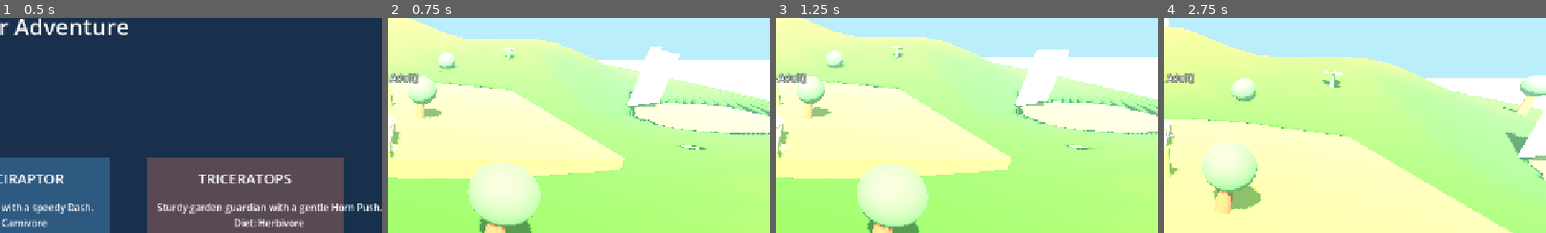
Above: before the commit, frames 1-4 (left to right).
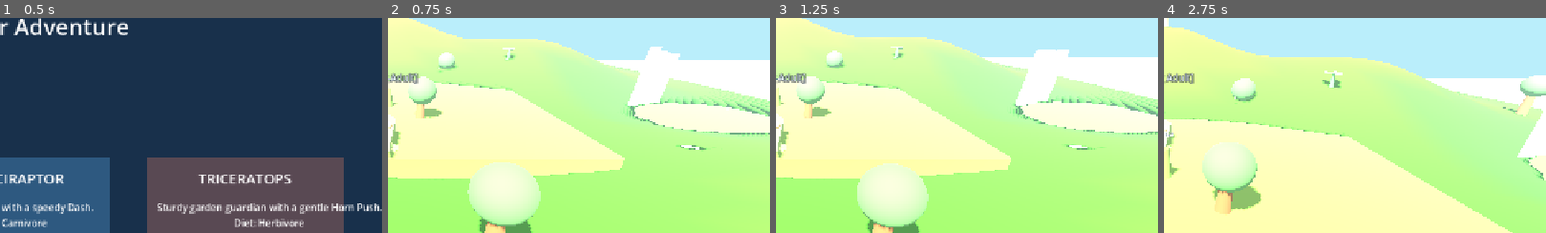
Above: after the commit, the same moments.

Repository: mschalle/Dino-Game
Game: Godot game, scene res://Main.tscn
Same seed, same stepped clock (60 frames per second), same inputs: the game is played once before the commit and once after it.
Inputs (mouse positions are % of the whole screen's width and height, from its top left):
- Up to frame 1 (0.5 s): no input
- Up to frame 2 (0.75 s): click "Play Adventure" at 0.5 s
- Up to frame 3 (1.25 s): no input
- Up to frame 4 (2.75 s): tap Enter (ui_accept) at 1.25, 1.52, 2.27 s; move the mouse to (45, 70) at 1.27 s; hold W (move_forward) from 1.28 s (still down); tap Space (dash) at 1.35 s; click (45, 70) at 1.42 s; move the mouse to (80, 65) at 2.02 s; click (80, 65) at 2.1 s
The pictures show only the part of the screen within x 50-100%, y 18-68%; the shares and areas given below are measured in that part.

Frame 1 is identical in both runs. In frame 2, 0.1% of the frame differs, in the area x 62-71%, y 33-42%; in frame 3, 0.1%; in frame 4, 0.4%, in the area x 89-100%, y 52-67%.

Commit message:
Set legacy scene shadow policy

Diff:
--- a/main.gd
+++ b/main.gd
@@ -186,6 +186,7 @@
 
 func _create_scenery_piece(index: int) -> void:
 	var piece := MeshInstance3D.new()
+	piece.cast_shadow = GeometryInstance3D.SHADOW_CASTING_SETTING_ON
 	piece.visibility_range_begin = 0.0
 	piece.visibility_range_end = 170.0
 	piece.visibility_range_fade_mode = GeometryInstance3D.VISIBILITY_RANGE_FADE_DISABLED
@@ -202,6 +203,7 @@
 		crown_mesh.radius = 0.72
 		crown_mesh.height = 1.35
 		crown.mesh = crown_mesh
+		crown.cast_shadow = GeometryInstance3D.SHADOW_CASTING_SETTING_ON
 		crown.visibility_range_begin = 0.0
 		crown.visibility_range_end = 170.0
 		crown.visibility_range_fade_mode = GeometryInstance3D.VISIBILITY_RANGE_FADE_DISABLED
@@ -227,6 +229,7 @@
 		var mesh := BoxMesh.new()
 		mesh.size = Vector3(0.68, 4.0 - index * 0.25, 0.18)
 		waterfall.mesh = mesh
+		waterfall.cast_shadow = GeometryInstance3D.SHADOW_CASTING_SETTING_OFF
 		waterfall.visibility_range_begin = 0.0
 		waterfall.visibility_range_end = 150.0
 		waterfall.visibility_range_fade_mode = GeometryInstance3D.VISIBILITY_RANGE_FADE_DISABLED
@@ -245,6 +248,7 @@
 		pillar.bottom_radius = 0.42
 		pillar.height = 2.4
 		marker.mesh = pillar
+		marker.cast_shadow = GeometryInstance3D.SHADOW_CASTING_SETTING_ON
 		marker.visibility_range_begin = 0.0
 		marker.visibility_range_end = 180.0
 		marker.visibility_range_fade_mode = GeometryInstance3D.VISIBILITY_RANGE_FADE_DISABLED
--- a/tests/run_tests.gd
+++ b/tests/run_tests.gd
@@ -865,11 +865,14 @@
 	_check(main_scene.animated_trees.size() == 10, "The valley should include animated trees")
 	for tree in main_scene.animated_trees:
 		_check(tree.visibility_range_end > tree.visibility_range_begin, "Animated tree trunks should define a bounded visibility range")
+		_check(tree.cast_shadow == GeometryInstance3D.SHADOW_CASTING_SETTING_ON, "Animated tree trunks should cast shadows")
 		var crown := tree.get_child(0) as MeshInstance3D
 		_check(crown != null and crown.visibility_range_end > crown.visibility_range_begin, "Animated tree crowns should define a bounded visibility range")
+		_check(crown != null and crown.cast_shadow == GeometryInstance3D.SHADOW_CASTING_SETTING_ON, "Animated tree crowns should cast shadows")
 	_check(main_scene.waterfall_layers.size() == 3, "The waterfall should use layered animated water")
 	for waterfall in main_scene.waterfall_layers:
 		_check(waterfall.visibility_range_end > waterfall.visibility_range_begin, "Waterfall layers should define a bounded visibility range")
+		_check(waterfall.cast_shadow == GeometryInstance3D.SHADOW_CASTING_SETTING_OFF, "Waterfall layers should avoid unnecessary shadows")
 	_check(main_scene.fireflies.size() == 12, "The valley should include ambient fireflies")
 	for firefly in main_scene.fireflies:
 		_check(firefly.visibility_range_end > firefly.visibility_range_begin, "Ambient fireflies should define a bounded visibility range")
@@ -879,6 +882,7 @@
 			var label := child.get_child(0) as Label3D
 			_check(label.font_size >= 24 and label.outline_size >= 6, "Habitat landmark labels should remain readable at gameplay distance")
 			_check(label.outline_modulate != Color.WHITE, "Habitat landmark labels should retain a contrasting outline")
+			_check(child.cast_shadow == GeometryInstance3D.SHADOW_CASTING_SETTING_ON, "Habitat landmark markers should cast shadows")
 	_check(main_scene._terrain_height_at(0.0, -18.0) > 4.0, "Roaring Overlook should be elevated")
 	_check(main_scene._terrain_height_at(19.0, -4.0) < main_scene._terrain_height_at(14.0, -12.0), "The waterfall pool should sit below Sunstone Ridge")
 	_check(main_scene.get_node_or_null("ValleyNavigation") != null, "The valley should expose a navigation region")
Not shown, changed: PROJECT_PLAN.md
